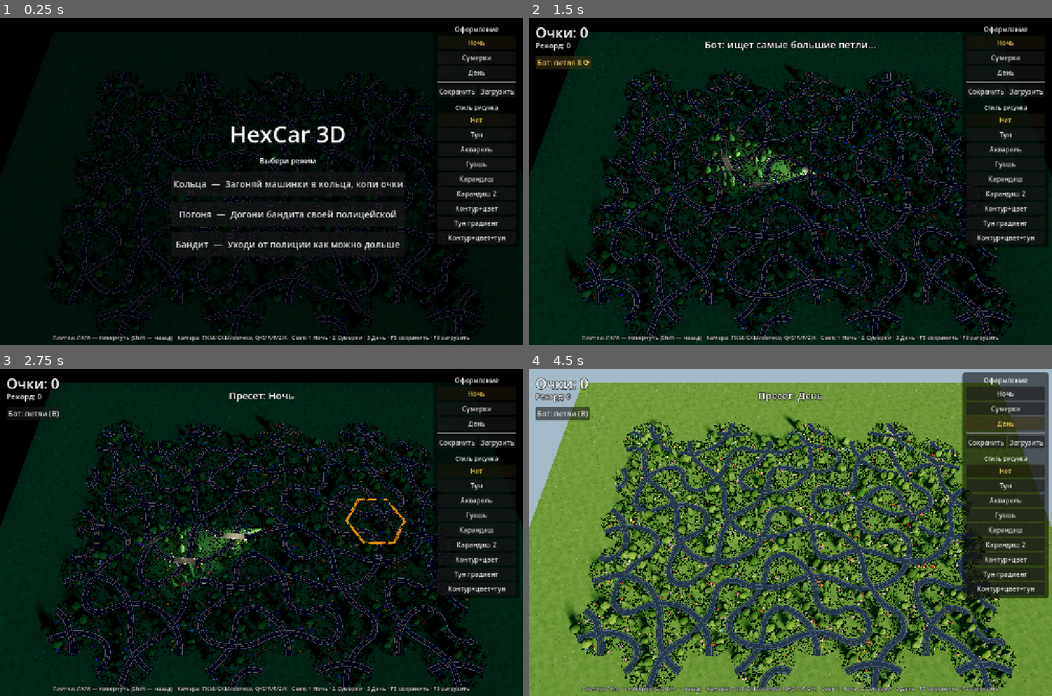
Above: before the commit, frames 1-4 (two rows, left to right).
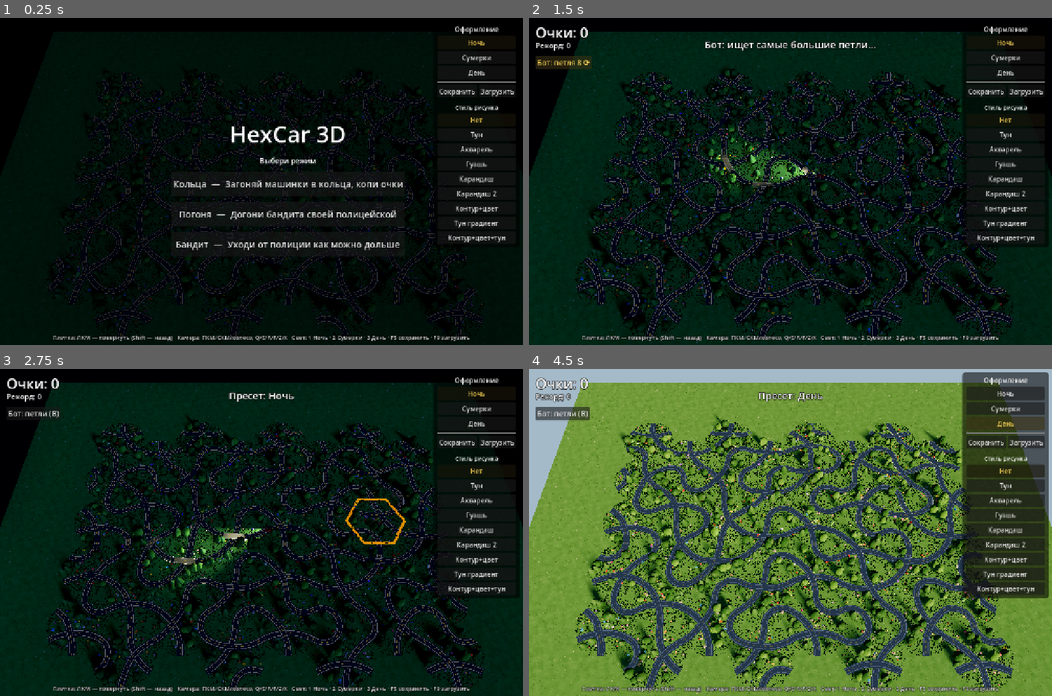
Above: after the commit, the same moments.

Repository: SashkoSoft/hexcar
Game: Godot game, scene res://Main.tscn
Two runs of this game, one before a commit and one after it. Both use one fixed random seed, a clock stepped at 60 frames per second and the inputs below.
Inputs (mouse positions are in pixels of both pictures, inside the frame that each line leads up to):
- Up to frame 1 (0.25 s): no input
- Up to frame 2 (1.5 s): click "Кольца — Загоняй машинки в ко…" at 0.5 s; click "Бот: петли (B)" at 1.25 s
- Up to frame 3 (2.75 s): tap Enter at 2 s; move the mouse to (376, 516) at 2.02 s; hold Right from 2.03 s (still down); tap 1 at 2.1 s; click (376, 516) at 2.17 s
- Up to frame 4 (4.5 s): release Right at 2.75 s; click "Ночь" at 2.75 s; click "Сумерки" at 3.5 s; click "День" at 4.25 s

The runs differ from the first frame. In frame 1, 1.8% of the frame differs, in the area x 9-93%, y 16-98%; in frame 2, 15%; in frame 3, 15%; in frame 4, 26%, in the area x 7-94%, y 14-98%.

Commit message:
Декор: трава и цветочки вдвое мельче и вдвое гуще
Трава: масштаб 0.7+1.0 → 0.35+0.5, плотность 600 → 1200 инстансов.
Цветочки (scatter): масштаб 0.85+0.8 → 0.425+0.4, кол-во 14 → 28.

Co-Authored-By: Claude Opus 4.8 (1M context) <noreply@anthropic.com>

Diff:
--- a/godot/Main.gd
+++ b/godot/Main.gd
@@ -1423,14 +1423,14 @@
 	var gc := []
 	var gp := 0
 	var gg := 0
-	while gp < 600 and gg < 5000:
+	while gp < 1200 and gg < 10000:
 		gg += 1
 		var a := randf() * TAU
 		var rad := sqrt(randf()) * A * 1.03
 		var x := cos(a) * rad
 		var y := sin(a) * rad
 		if _dist_to_roads(x, y) - HW > 1.0:
-			var tsc := 0.7 + randf() * 1.0
+			var tsc := 0.35 + randf() * 0.5
 			var tb := Basis(Vector3.UP, randf() * TAU).scaled(Vector3.ONE * tsc)
 			gx.append(Transform3D(tb, Vector3(x, 0, y)))
 			gc.append(GREENS[randi() % GREENS.size()])
@@ -1452,14 +1452,14 @@
 	# много разных цветочков по всей траве
 	var placed := 0
 	var guard := 0
-	while placed < 14 and guard < 600:
+	while placed < 28 and guard < 1200:
 		guard += 1
 		var a := randf() * TAU
 		var rad := sqrt(randf()) * A * 0.98
 		var x := cos(a) * rad
 		var y := sin(a) * rad
 		if _dist_to_roads(x, y) - HW > 2.0:
-			items.append({"type": "flower", "x": x, "y": y, "sc": 0.85 + randf() * 0.8, "rot": randf() * TAU})
+			items.append({"type": "flower", "x": x, "y": y, "sc": 0.425 + randf() * 0.4, "rot": randf() * TAU})
 			placed += 1
 	# камешки вдоль дороги
 	placed = 0
